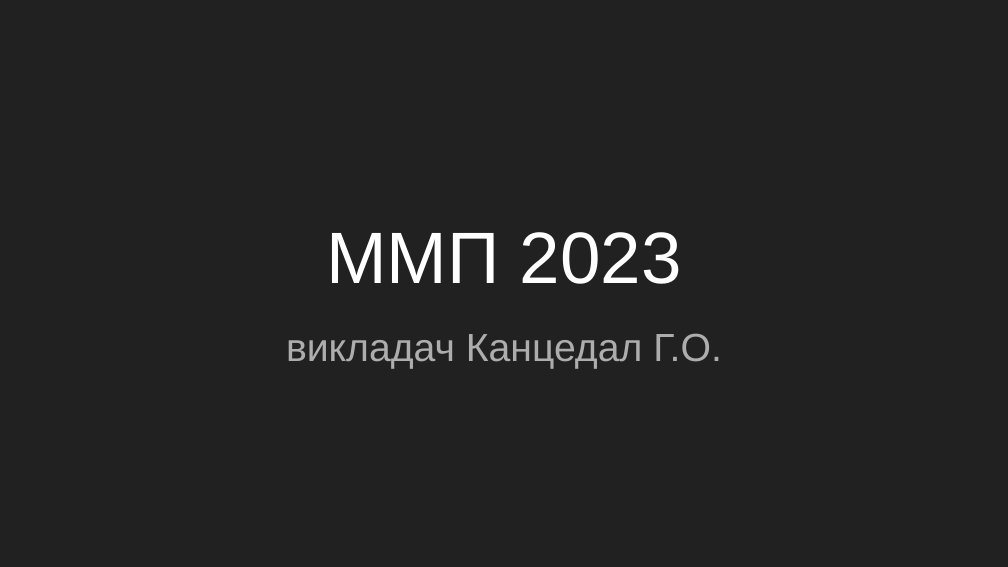
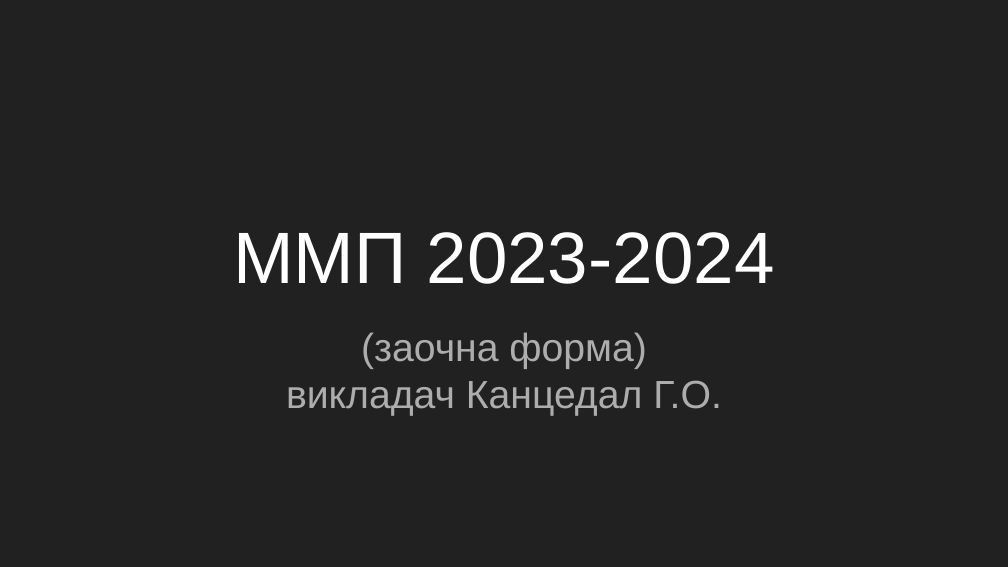
Before and after one commit to GeorgKantsedal/MMP-KKS-tasks, a slide deck: slide 1 of Вступ Заочка.pptx. Drawn at 1008x567 pixels with LibreOffice and Linux fonts; fonts in the diff are those of the drawing. Boxes give left, top, right and bottom in pixels: in the first picture for what was removed or moved away, otherwise in the second. Text is boxed around its words. In the diff, an @@ line names an element or a change of style, - is before the commit and + after.

```diff
--- a/Вступ Заочка.pptx
+++ b/Вступ Заочка.pptx
@@ title at (233,232,775,284): text changed @@
-ММП 2023
+ММП 2023-2024
@@ subtitle at (361,332,647,369): paragraph added @@
+(заочна форма)
```
Also in this commit, not shown: 3 other slides changed, 1 slide added.
